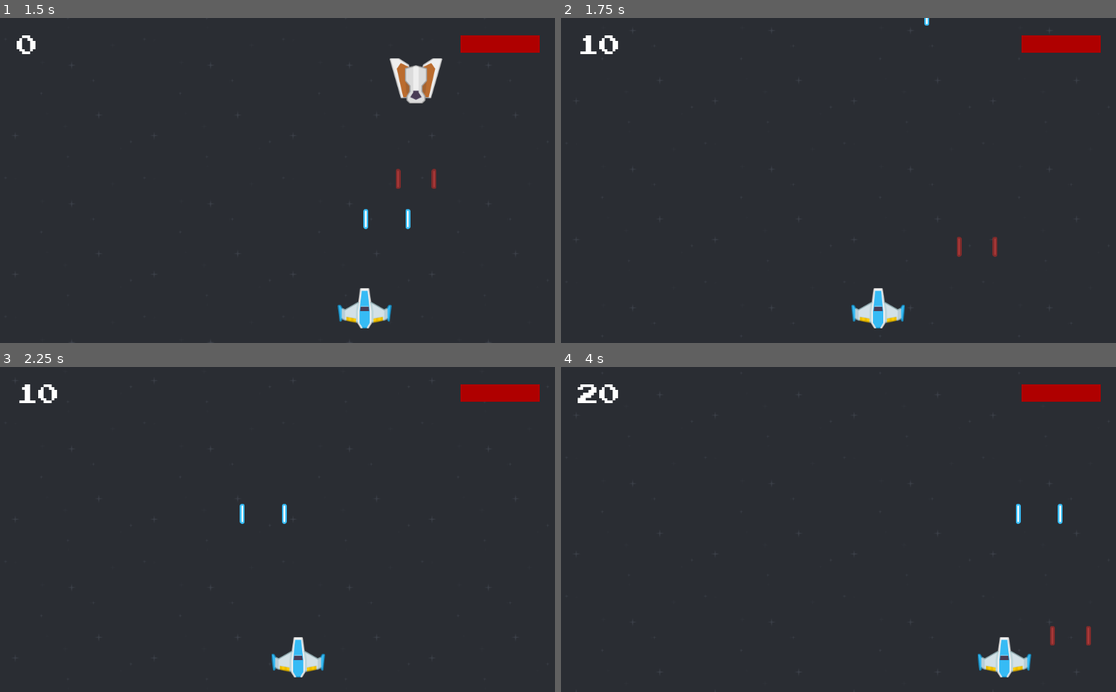
Above: before the commit, frames 1-4 (two rows, left to right).
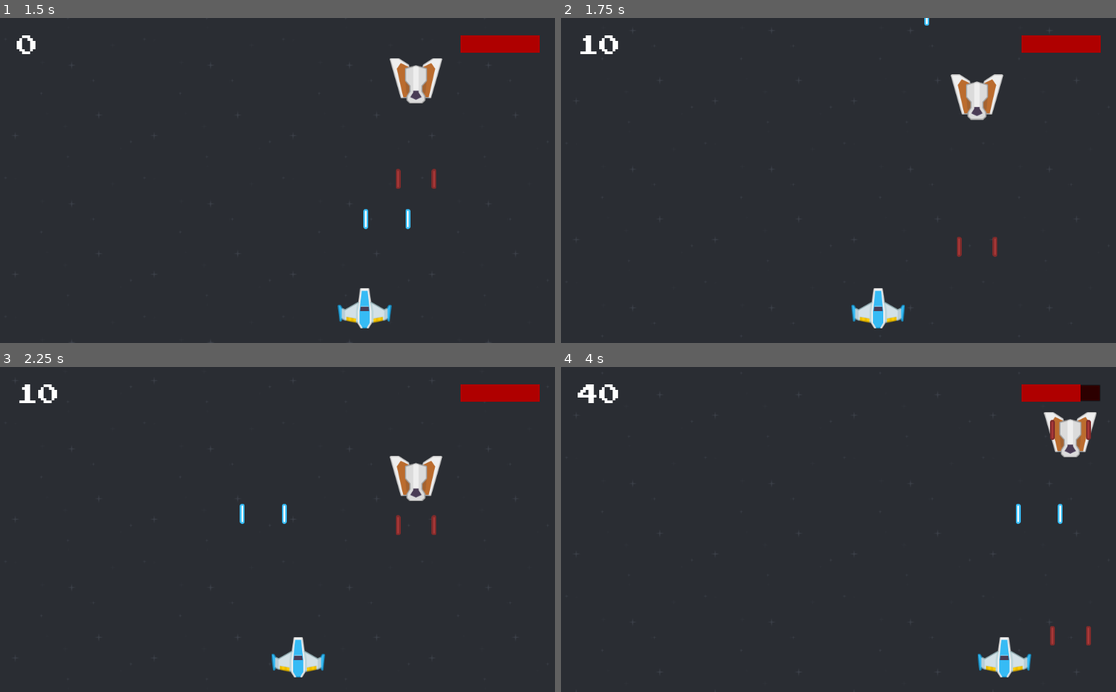
Above: after the commit, the same moments.

Repository: jamilemerlin/Godot_exercise
Game: Godot game, scene res://Game.tscn
The game is run twice, just before and just after one commit, with the same random seed, the same clock (stepped at 60 frames per second) and the same inputs. Sound files missing from this copy of the repository are replaced by a short silence.
Inputs:
- Up to frame 1 (1.5 s): hold Right (right) 0.53-1.28 s; hold Space (shoot) 0.53-1.28 s; hold Left (left) from 1.28 s (still down); tap Space (shoot) at 1.35 s
- Up to frame 2 (1.75 s): keep holding Left (left)
- Up to frame 3 (2.25 s): release Left (left) at 2.03 s; hold Right (right) from 2.03 s (still down); hold Space (shoot) from 2.03 s (still down)
- Up to frame 4 (4 s): release Space (shoot) at 2.78 s; tap Space (shoot) at 2.85 s; release Right (right) at 3.53 s; hold Left (left) from 3.53 s (still down); hold Space (shoot) from 3.53 s (still down)

Frame 1 is identical in both runs. In frame 2, 0.9% of the frame differs, in the area x 70-80%, y 17-32%; in frame 3, 1.0%; in frame 4, 1.2%, in the area x 3-98%, y 5-28%.

Commit message:
add sound and fix enemy death

Diff:
--- a/Space_Attack/enemy/Enemy.gd
+++ b/Space_Attack/enemy/Enemy.gd
@@ -15,8 +15,11 @@
 
 func add_damage(damage):
 	health -= damage
-	if health <= 0:
+	if health <= 0 and not dead:
 		dead = true
+		$AudioExplosion.play()
+		hide()
+		# queue_free()
 
 func _spawn_projectile(spawn_position):
 	var new_projectile = BULLET.instance()
@@ -33,5 +36,12 @@
 
 func _on_Timer_timeout():
 	$Timer.start()
-	_spawn_projectile($LeftGun.global_position)
-	_spawn_projectile($RightGun.global_position)
+	if not dead:
+		_spawn_projectile($LeftGun.global_position)
+		_spawn_projectile($RightGun.global_position)
+	# $AudioLaser.play()
+
+
+
+func _on_AudioExplosion_finished():
+	queue_free()
--- a/Space_Attack/enemy/Enemy.tscn
+++ b/Space_Attack/enemy/Enemy.tscn
@@ -1,7 +1,9 @@
-[gd_scene load_steps=4 format=2]
+[gd_scene load_steps=6 format=2]
 
 [ext_resource path="res://enemy/enemyRed5.png" type="Texture" id=1]
 [ext_resource path="res://enemy/Enemy.gd" type="Script" id=2]
+[ext_resource path="res://audio/explosion.wav" type="AudioStream" id=3]
+[ext_resource path="res://audio/laser.wav" type="AudioStream" id=4]
 
 [sub_resource type="CircleShape2D" id=1]
 radius = 47.0952
@@ -28,4 +30,11 @@
 
 [node name="RightGun" type="Position2D" parent="."]
 position = Vector2( 33.204, -17.129 )
+
+[node name="AudioLaser" type="AudioStreamPlayer" parent="."]
+stream = ExtResource( 4 )
+
+[node name="AudioExplosion" type="AudioStreamPlayer" parent="."]
+stream = ExtResource( 3 )
 [connection signal="timeout" from="Timer" to="." method="_on_Timer_timeout"]
+[connection signal="finished" from="AudioExplosion" to="." method="_on_AudioExplosion_finished"]
--- a/Space_Attack/player/Player.gd
+++ b/Space_Attack/player/Player.gd
@@ -21,6 +21,7 @@
 
 func _process(delta):
 	if Input.is_action_pressed("shoot") and $Timer.is_stopped():
+		$AudioLaser.play()
 		$Timer.start()
 		_spawn_projectile($LeftGun.global_position)
 		_spawn_projectile($RightGun.global_position)
--- a/Space_Attack/player/Player.tscn
+++ b/Space_Attack/player/Player.tscn
@@ -1,7 +1,8 @@
-[gd_scene load_steps=4 format=2]
+[gd_scene load_steps=5 format=2]
 
 [ext_resource path="res://player/Player.gd" type="Script" id=1]
 [ext_resource path="res://player/playerShip1_blue.png" type="Texture" id=2]
+[ext_resource path="res://audio/laser.wav" type="AudioStream" id=3]
 
 [sub_resource type="CircleShape2D" id=1]
 radius = 48.1928
@@ -28,3 +29,6 @@
 [node name="Timer" type="Timer" parent="."]
 wait_time = 0.25
 one_shot = true
+
+[node name="AudioLaser" type="AudioStreamPlayer" parent="."]
+stream = ExtResource( 3 )
--- a/Space_Attack/player/ProjectilePlayer.gd
+++ b/Space_Attack/player/ProjectilePlayer.gd
@@ -1,6 +1,6 @@
 extends Area2D
 
-export var Damage = 25
+export var Damage = 50
 export var Speed = 1500
 onready var UI_CONTROL = get_node(@"/root/Game/CanvasLayer/Control")
 
@@ -19,5 +19,5 @@
 func _on_ProjectilePlayer_body_entered(body):
 	if "Enemy" in body.name:
 		UI_CONTROL.add_score(10)
-		body.queue_free()
+		body.add_damage(Damage)
 		queue_free()
Not shown: 3 places in Space_Attack/Game.tscn that only renumber resources
